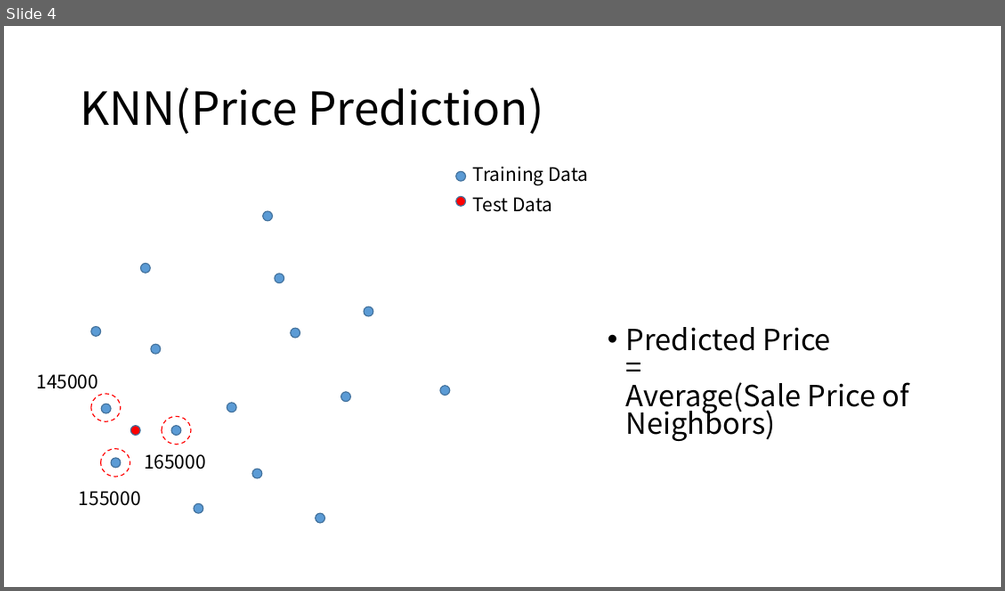
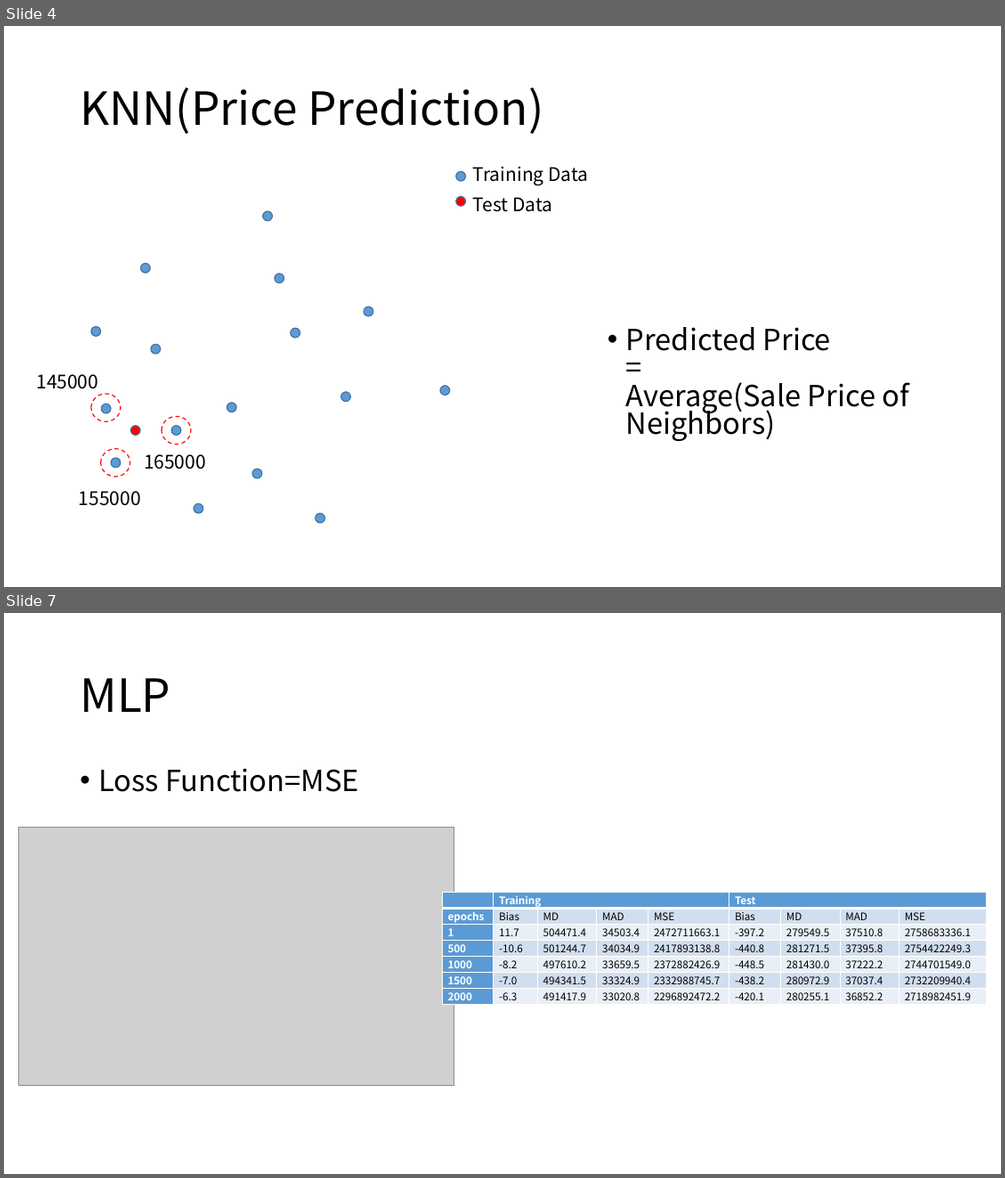
Before and after one commit to sould628/MLFINAL, a slide deck: presentation.pptx. Shown one above the other, each under a label of ours: slide 4 before the commit, slides 4 and 7 after it; the slides between them are not shown. The pictures are 1005x591 and 1005x1178 pixels, drawn with LibreOffice and Linux fonts; fonts in the diff are those of the drawing; grey boxes stand for pictures. Boxes give left, top, right and bottom in pixels: in the first picture for what was removed or moved away, otherwise in the second. Text is boxed around its words. In the diff, an @@ line names an element or a change of style, - is before the commit and + after.

```diff
--- a/presentation.pptx
+++ b/presentation.pptx
@@ slide 7 added at [4, 613, 1001, 1174], background #FFFFFF @@
@@ title added at [80, 678, 170, 712], 44 pt, text #000000 @@
+MLP
@@ text added at [98, 768, 359, 792], 28 pt, text #000000 @@
+• Loss Function=MSE
@@ picture added at [19, 827, 454, 1086] @@
@@ table added at [442, 892, 986, 1004], 7 rows, 9 columns @@
+ | Training |  |  |  | Test |  |  | 
+epochs | Bias | MD | MAD | MSE | Bias | MD | MAD | MSE
+1 | 11.7 | 504471.4 | 34503.4 | 2472711663.1 | -397.2 | 279549.5 | 37510.8 | 2758683336.1
+500 | -10.6 | 501244.7 | 34034.9 | 2417893138.8 | -440.8 | 281271.5 | 37395.8 | 2754422249.3
+1000 | -8.2 | 497610.2 | 33659.5 | 2372882426.9 | -448.5 | 281430.0 | 37222.2 | 2744701549.0
+1500 | -7.0 | 494341.5 | 33324.9 | 2332988745.7 | -438.2 | 280972.9 | 37037.4 | 2732209940.4
+2000 | -6.3 | 491417.9 | 33020.8 | 2296892472.2 | -420.1 | 280255.1 | 36852.2 | 2718982451.9
```
Also in this commit, not shown: 3 slides changed, 3 other slides added, 1 other file.
